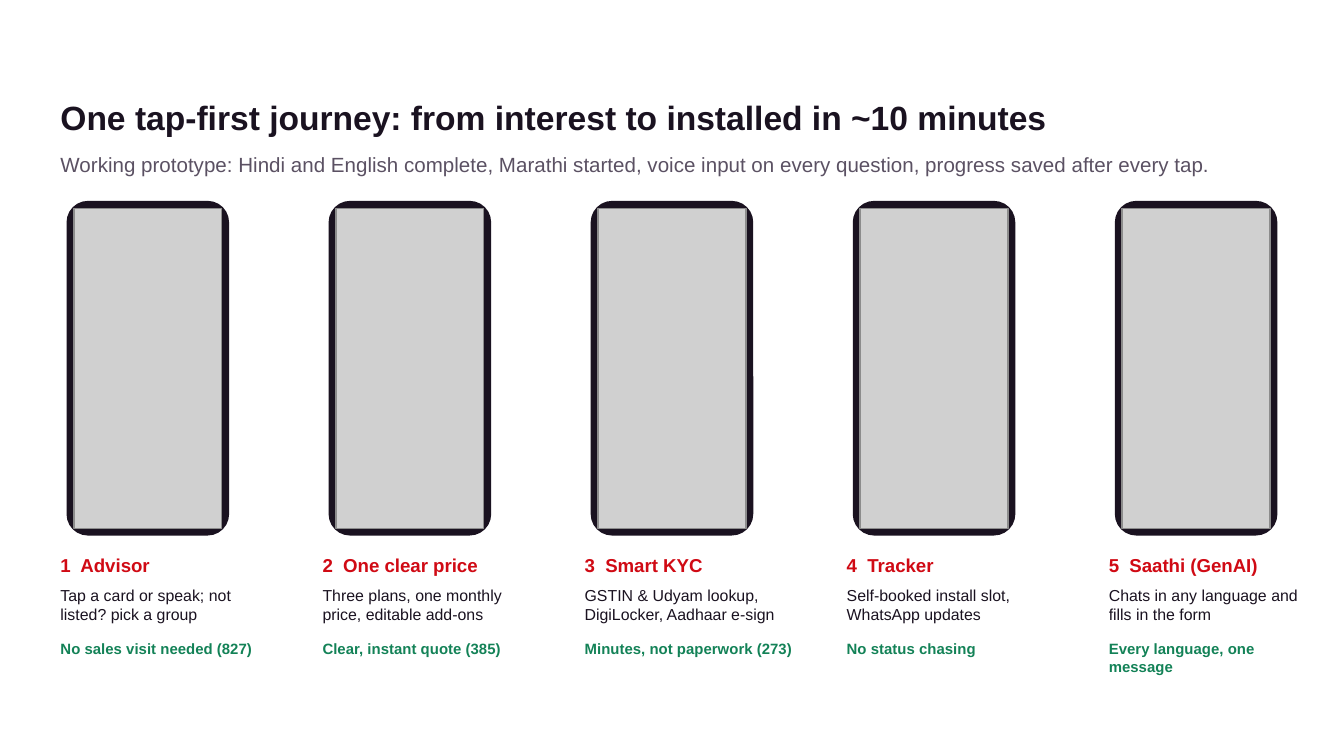
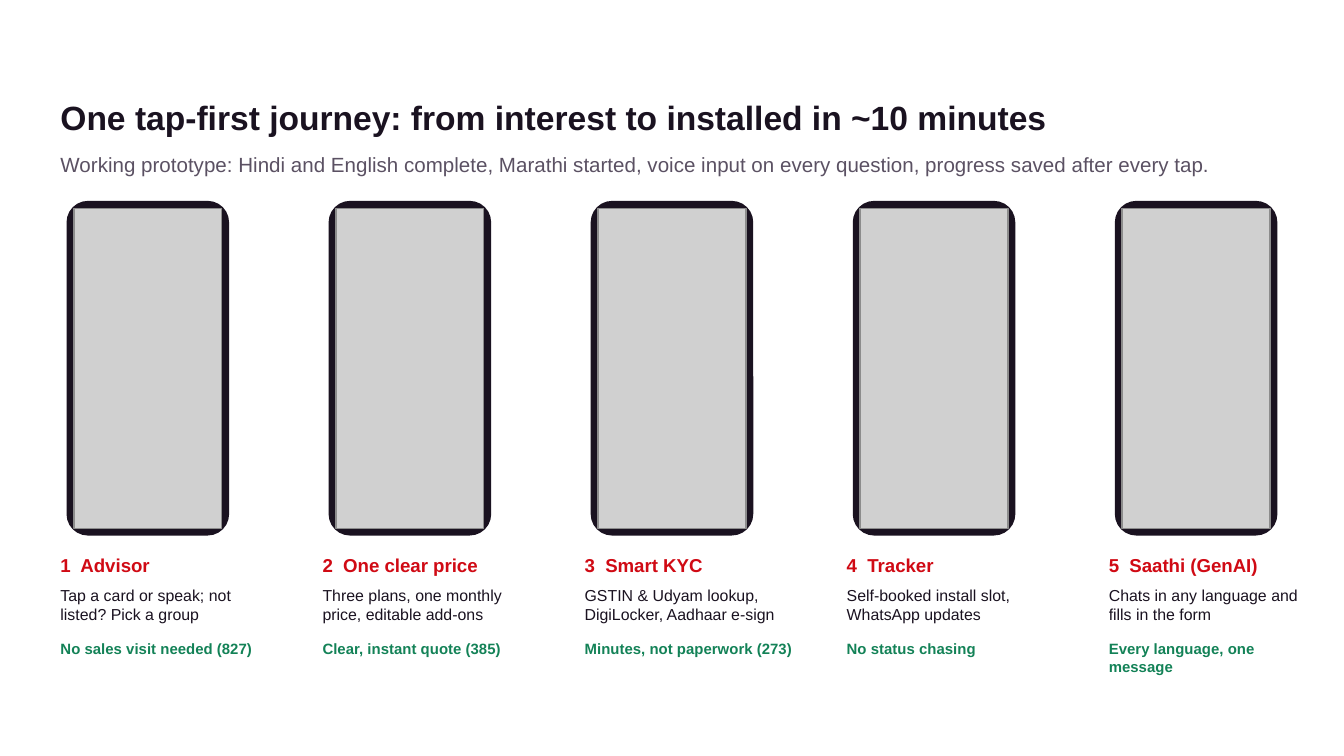
Before and after one commit to kaustubh3103/udyam-digital, a slide deck: slide 4 of docs/Team_JIO_Udyam_Digital.pptx. Drawn at 1344x756 pixels with LibreOffice and Linux fonts; fonts in the diff are those of the drawing; grey boxes stand for pictures; background and template pictures are left out. Boxes give left, top, right and bottom in pixels: in the first picture for what was removed or moved away, otherwise in the second. Text is boxed around its words. In the diff, an @@ line names an element or a change of style, - is before the commit and + after.

```diff
--- a/docs/Team_JIO_Udyam_Digital.pptx
+++ b/docs/Team_JIO_Udyam_Digital.pptx
@@ text at bbox=[60, 589, 231, 624]: text changed @@
-Tap a card or speak; not listed? pick a group
+Tap a card or speak; not listed? Pick a group
```
Also in this commit, not shown: 3 other files.
